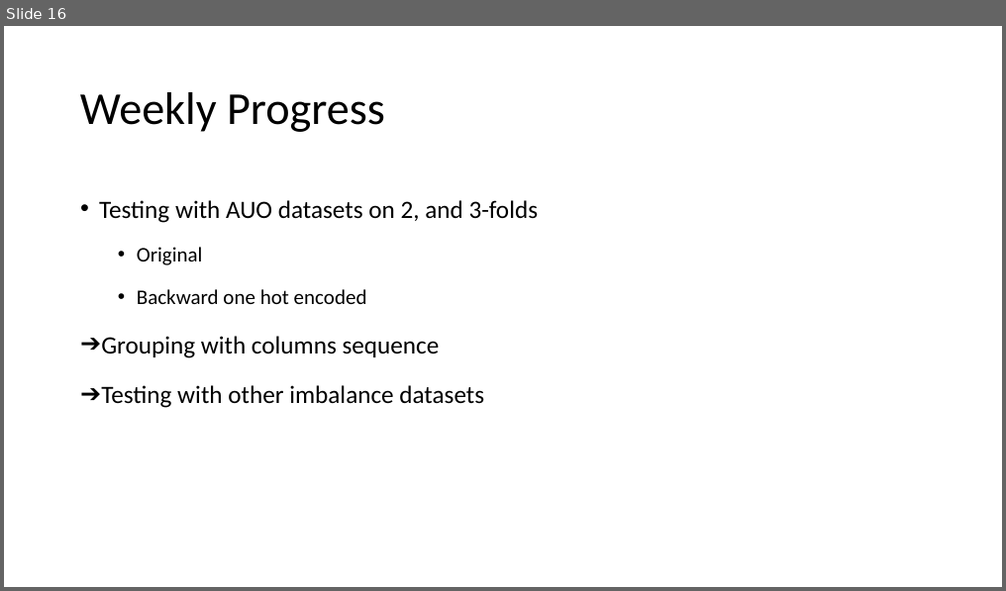
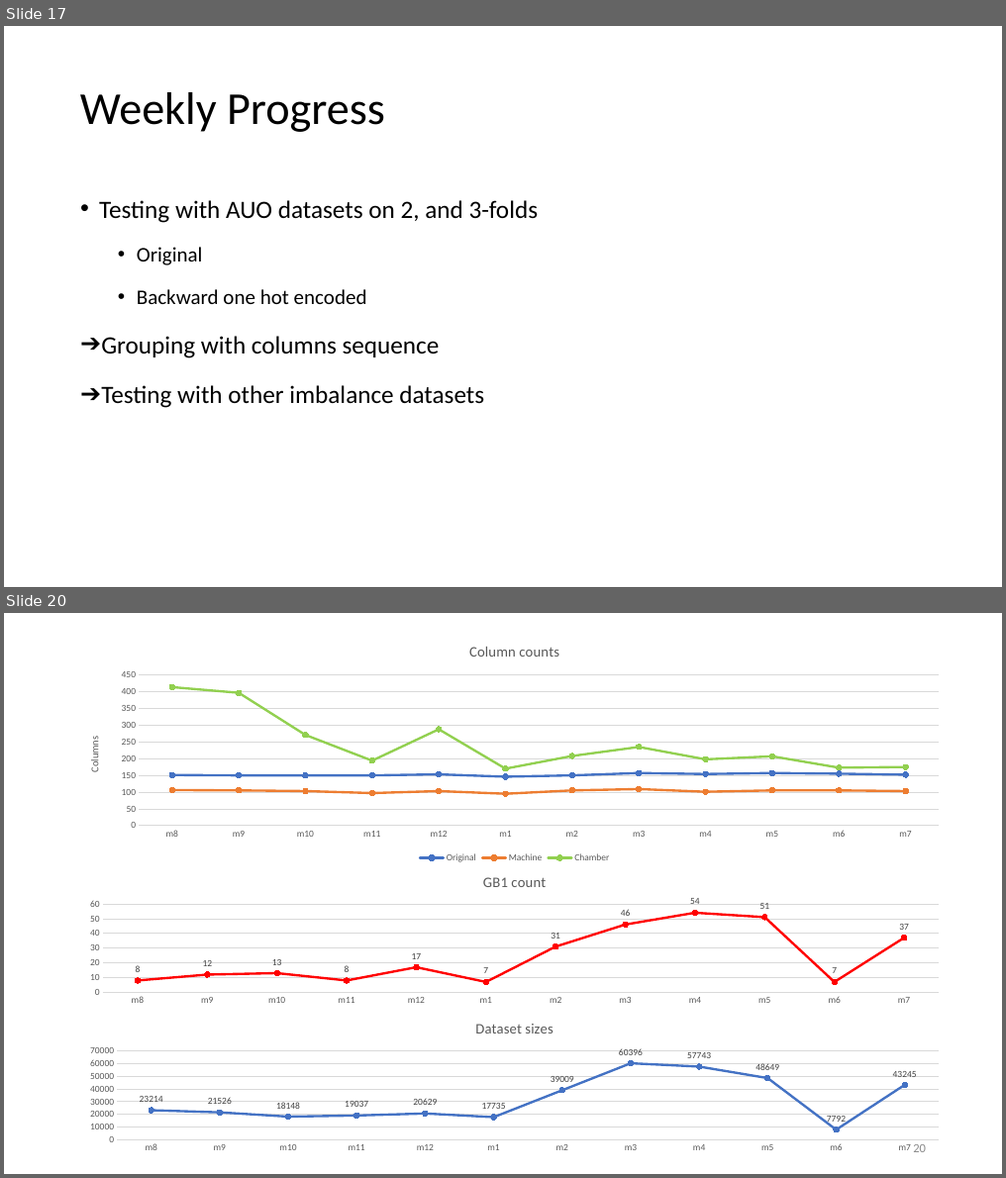
Before and after one commit to R64825/NTUIIE-Research, a slide deck: ppt/2022-10 meeting.pptx. Shown one above the other, each under a label of ours: slide 16 before the commit, slides 17 and 20 after it; the slides between them are not shown. The pictures are 1006x591 and 1006x1178 pixels, drawn with LibreOffice and Linux fonts; fonts in the diff are those of the drawing. Boxes give left, top, right and bottom in pixels: in the first picture for what was removed or moved away, otherwise in the second. Text is boxed around its words. In the diff, an @@ line names an element or a change of style, - is before the commit and + after.

```diff
--- a/ppt/2022-10 meeting.pptx
+++ b/ppt/2022-10 meeting.pptx
@@ slide 20 added at <box>4,613,1002,1174</box>, background #FFFFFF @@
@@ line chart added at <box>73,631,957,866</box> @@
+title "Column counts "
+categories: m8, m9, m10, m11, m12, m1, m2, m3, m4, m5, m6, m7
+Original: 150, 150, 150, 150, 150, 150, 150, 160, 150, 160, 160, 150
+Machine: 110, 100, 100, 100, 100, 100, 100, 110, 100, 100, 100, 100
+Chamber: 410, 400, 270, 190, 290, 170, 210, 240, 200, 210, 170, 180
@@ line chart added at <box>73,862,957,1010</box> @@
+title "GB1 count"
+categories: m8, m9, m10, m11, m12, m1, m2, m3, m4, m5, m6, m7
+GB1 count: 8, 12, 13, 8, 17, 7, 31, 46, 54, 51, 7, 37
@@ line chart added at <box>73,1010,957,1157</box> @@
+title "Dataset sizes "
+categories: m8, m9, m10, m11, m12, m1, m2, m3, m4, m5, m6, m7
+Series 1: 23214, 21526, 18148, 19037, 20629, 17735, 39009, 60396, 57743, 48649, 7792, 43245
@@ page number added at <box>913,1145,926,1153</box>, 12 pt, text #8C8C8C @@
+20
@@ what was slide 16 is now slide 17 @@
```
Also in this commit, not shown: 5 other slides added, 5 other files.
